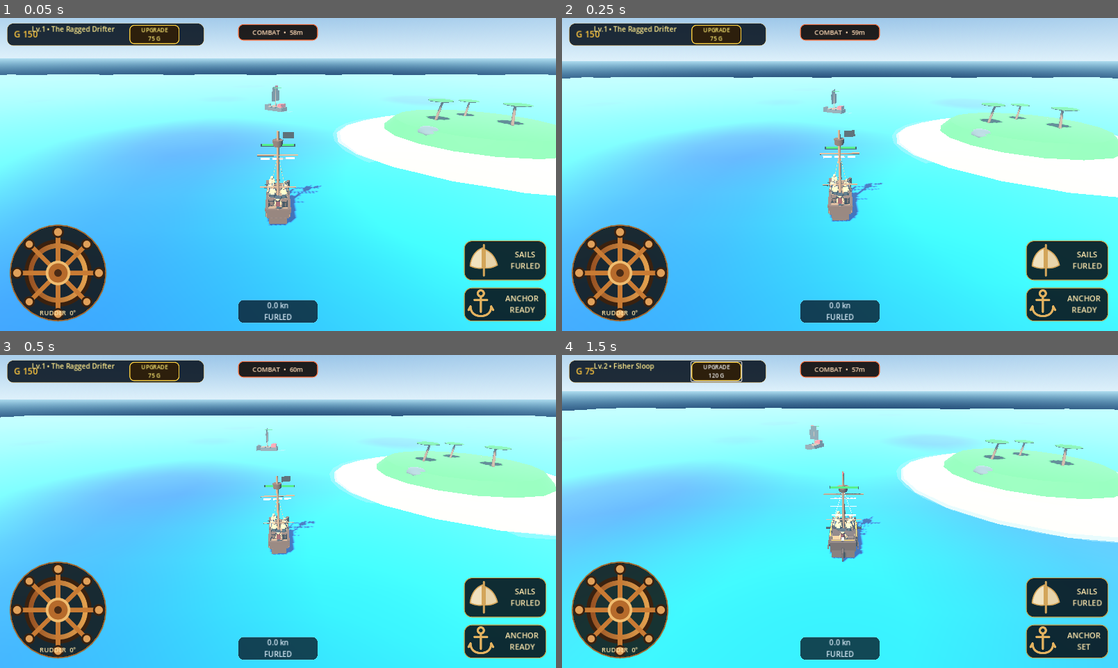
Above: before the commit, frames 1-4 (two rows, left to right).
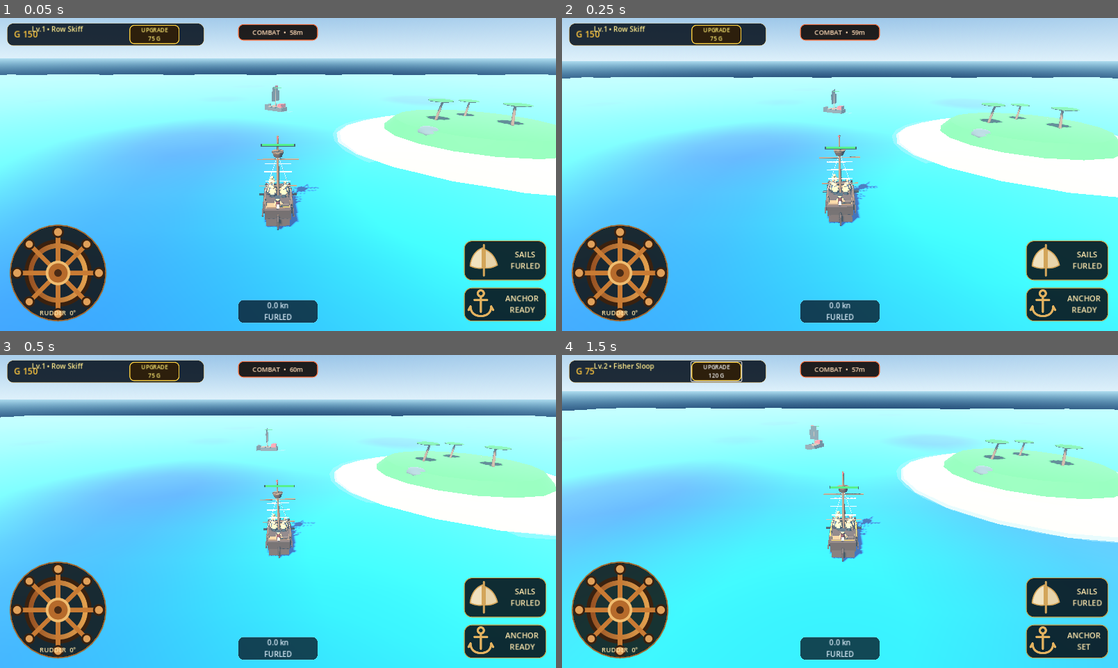
Above: after the commit, the same moments.

Repository: za99405com-ui/Pirate-Seasonline
Game: Godot game, scene res://scenes/world/world.tscn
The game is run twice, just before and just after one commit, with the same random seed, the same clock (stepped at 60 frames per second) and the same inputs.
Inputs:
- Up to frame 1 (0.05 s): no input
- Up to frame 2 (0.25 s): no input
- Up to frame 3 (0.5 s): no input
- Up to frame 4 (1.5 s): click "ANCHOR READY" at 0.5 s; click "UPGRADE 75 G" at 1.25 s

The runs differ from the first frame. In frame 1, 1.1% of the frame differs, in the area x 9-58%, y 2-68%; in frame 2, 1.0%; in frame 3, 0.8%; in frame 4, nothing differs.

Commit message:
revert: remove premature Ragged Drifter game integration

Diff:
--- a/godot_game/scripts/data/ship_progression_data.gd
+++ b/godot_game/scripts/data/ship_progression_data.gd
@@ -53,7 +53,7 @@
 
 	# LEVEL 1
 	_levels[1] = LevelInfo.new(
-		1, "The Ragged Drifter", "A battered starter pirate boat with one working bow cannon, one patched central sail and a rough timber deck.",
+		1, "Row Skiff", "Small primitive skiff. Single mast and simple canvas.",
 		100.0, 13.0, 1.45, 4.0, 30.0, 2.2, 20, 0,
 		["hull_base", "mast_main", "sail_main", "cannons_pair_1"],
 		["slot_cannon_port_1", "slot_cannon_starboard_1", "slot_sail_main"]
--- a/godot_game/scripts/player/player_ship.gd
+++ b/godot_game/scripts/player/player_ship.gd
@@ -75,7 +75,6 @@
 var world_health_anchor: Node3D = null
 var world_health_fill: MeshInstance3D = null
 var ship_life_visuals: ShipLifeVisuals = null
-var ragged_drifter_visual: RaggedDrifterVisual = null
 
 var storage: ShipStorage = ShipStorage.new()
 
@@ -95,9 +94,6 @@
 	ship_life_visuals = ShipLifeVisuals.new()
 	visuals.add_child(ship_life_visuals)
 	ship_life_visuals.setup(self)
-	ragged_drifter_visual = RaggedDrifterVisual.new()
-	visuals.add_child(ragged_drifter_visual)
-	ragged_drifter_visual.setup(self)
 	_collect_travel_sails()
 	_setup_travel_wind()
 	travel_last_position = global_position
@@ -166,8 +162,6 @@
 	_update_travel_effects(delta)
 	if ship_life_visuals:
 		ship_life_visuals.update_visuals(delta)
-	if ragged_drifter_visual:
-		ragged_drifter_visual.update_visuals(delta, sail_visual_progress, combat_active, smoothed_rudder)
 	_handle_wave_bobbing(delta)
 	_update_wake(delta)
 	_keep_world_health_bar_readable()
@@ -551,24 +545,20 @@
 	if not visuals:
 		return
 
-	# Level 1 is our custom Ragged Drifter. Level 2 uses the starter hull.
-	# The imported detailed ship begins at Level 3.
-	var level_one: bool = current_level == 1
-	var level_two: bool = current_level == 2
+	# Levels 1-2 use the lighter handmade hull. The imported ship becomes the Level 3 hull.
+	var starter_stage: bool = current_level <= 2
 	var ship_model := visuals.get_node_or_null("ShipModel") as Node3D
 	var base_hull := visuals.get_node_or_null("BaseHull") as Node3D
 	var mast_main := visuals.get_node_or_null("MastMain") as Node3D
 
-	if ragged_drifter_visual:
-		ragged_drifter_visual.visible = level_one
 	if ship_model:
-		ship_model.visible = current_level >= 3
+		ship_model.visible = not starter_stage
 	if base_hull:
-		base_hull.visible = level_two
+		base_hull.visible = starter_stage
 	if mast_main:
-		mast_main.visible = level_two
+		mast_main.visible = starter_stage
 	if progressive_parts:
-		progressive_parts.visible = level_two
+		progressive_parts.visible = starter_stage
 
 func _play_upgrade_celebration() -> void:
 	if not visuals:
--- a/godot_game/scripts/player/ragged_drifter_visual.gd
+++ /dev/null
@@ -1,288 +0,0 @@
-class_name RaggedDrifterVisual
-extends Node3D
-
-var player: Node3D = null
-var sail_root: Node3D = null
-var sail_panels: Array[Node3D] = []
-var sail_panel_heights: Array[float] = []
-var sail_panel_top_y: Array[float] = []
-var cannon_root: Node3D = null
-var cannon_barrel: Node3D = null
-var tiller: Node3D = null
-var flag: Node3D = null
-var visual_time: float = 0.0
-var external_cannon_yaw: float = 999.0
-
-var wood_dark: StandardMaterial3D
-var wood_light: StandardMaterial3D
-var sail_cloth: StandardMaterial3D
-var patch_cloth: StandardMaterial3D
-var iron_mat: StandardMaterial3D
-var rope_mat: StandardMaterial3D
-var flag_mat: StandardMaterial3D
-
-func setup(owner_ship: Node3D) -> void:
-	player = owner_ship
-	name = "RaggedDrifter"
-	_build_materials()
-	_build_hull()
-	_build_rig()
-	_build_cannon()
-	_build_stern_details()
-	_build_cargo()
-	visible = false
-
-func set_cannon_yaw(value: float) -> void:
-	external_cannon_yaw = clampf(value, -0.72, 0.72)
-
-func clear_cannon_yaw() -> void:
-	external_cannon_yaw = 999.0
-
-func update_visuals(delta: float, sail_progress: float, combat_active: bool, rudder_value: float) -> void:
-	if not visible:
-		return
-	visual_time += delta
-	_update_sail(sail_progress)
-	_update_cannon(delta, combat_active)
-	_update_tiller(delta, rudder_value)
-	if flag:
-		flag.rotation.y = sin(visual_time * 3.2) * 0.08
-		flag.rotation.z = sin(visual_time * 4.1) * 0.05
-
-func _build_materials() -> void:
-	wood_dark = _mat(Color(0.30, 0.17, 0.10, 1.0), 0.88)
-	wood_light = _mat(Color(0.49, 0.31, 0.18, 1.0), 0.82)
-	sail_cloth = _mat(Color(0.84, 0.78, 0.67, 1.0), 0.94)
-	sail_cloth.cull_mode = BaseMaterial3D.CULL_DISABLED
-	patch_cloth = _mat(Color(0.49, 0.39, 0.31, 1.0), 0.95)
-	patch_cloth.cull_mode = BaseMaterial3D.CULL_DISABLED
-	iron_mat = _mat(Color(0.10, 0.105, 0.12, 1.0), 0.30)
-	iron_mat.metallic = 0.82
-	rope_mat = _mat(Color(0.55, 0.45, 0.31, 1.0), 0.96)
-	flag_mat = _mat(Color(0.055, 0.055, 0.065, 1.0), 0.92)
-	flag_mat.cull_mode = BaseMaterial3D.CULL_DISABLED
-
-func _mat(color: Color, roughness: float) -> StandardMaterial3D:
-	var mat := StandardMaterial3D.new()
-	mat.albedo_color = color
-	mat.roughness = roughness
-	return mat
-
-func _build_hull() -> void:
-	var hull := Node3D.new()
-	hull.name = "Hull"
-	add_child(hull)
-
-	# Low-cost layered timber hull: narrow keel, broad deck and angled bow cheeks.
-	_add_box(hull, Vector3(1.55, 0.62, 5.45), Vector3(0.0, 0.54, 0.18), Vector3.ZERO, wood_dark)
-	_add_box(hull, Vector3(2.05, 0.18, 5.15), Vector3(0.0, 1.00, 0.22), Vector3.ZERO, wood_light)
-	_add_box(hull, Vector3(0.26, 0.78, 4.65), Vector3(-1.00, 1.15, 0.25), Vector3(0.0, 0.0, 0.02), wood_dark)
-	_add_box(hull, Vector3(0.26, 0.78, 4.65), Vector3(1.00, 1.15, 0.25), Vector3(0.0, 0.0, -0.02), wood_dark)
-
-	_add_box(hull, Vector3(0.28, 0.76, 2.05), Vector3(-0.69, 1.05, -2.72), Vector3(0.0, 0.48, 0.0), wood_dark)
-	_add_box(hull, Vector3(0.28, 0.76, 2.05), Vector3(0.69, 1.05, -2.72), Vector3(0.0, -0.48, 0.0), wood_dark)
-	_add_box(hull, Vector3(1.92, 0.82, 0.25), Vector3(0.0, 1.22, 2.72), Vector3.ZERO, wood_dark)
-
-	# Raised bow and stern lips add silhouette without heavy geometry.
-	_add_box(hull, Vector3(1.55, 0.16, 0.42), Vector3(0.0, 1.44, -2.58), Vector3.ZERO, wood_light)
-	_add_box(hull, Vector3(1.70, 0.16, 0.42), Vector3(0.0, 1.48, 2.52), Vector3.ZERO, wood_light)
-
-	# Inner floor planks.
-	for z in [-1.7, -0.9, -0.1, 0.7, 1.5]:
-		_add_box(hull, Vector3(1.72, 0.055, 0.62), Vector3(0.0, 1.12, float(z)), Vector3.ZERO, wood_light)
-
-func _build_rig() -> void:
-	var rig := Node3D.new()
-	rig.name = "SingleMastRig"
-	add_child(rig)
-
-	_add_cylinder(rig, 0.115, 0.15, 7.15, Vector3(0.0, 4.35, 0.28), Vector3.ZERO, wood_light, 8)
-	_add_cylinder(rig, 0.075, 0.075, 3.65, Vector3(0.0, 5.72, 0.28), Vector3(0.0, 0.0, PI * 0.5), wood_light, 8)
-	_add_cylinder(rig, 0.060, 0.060, 3.35, Vector3(0.0, 2.55, 0.28), Vector3(0.0, 0.0, PI * 0.5), wood_light, 8)
-
-	# Crow's nest.
-	var nest := MeshInstance3D.new()
-	var nest_mesh := CylinderMesh.new()
-	nest_mesh.top_radius = 0.48
-	nest_mesh.bottom_radius = 0.40
-	nest_mesh.height = 0.55
-	nest_mesh.radial_segments = 8
-	nest.mesh = nest_mesh
-	nest.material_override = wood_dark
-	nest.position = Vector3(0.0, 6.86, 0.28)
-	rig.add_child(nest)
-
-	# One patched ragged sail, split only for cheap furling animation.
-	sail_root = Node3D.new()
-	sail_root.name = "MainPatchedSail"
-	rig.add_child(sail_root)
-	_make_sail_panel(-1.12, 1.03, 3.00, 5.52)
-	_make_sail_panel(0.00, 1.18, 3.25, 5.52)
-	_make_sail_panel(1.10, 0.96, 2.82, 5.52)
-
-	# Patch sits on the center cloth and follows furling.
-	var patch := MeshInstance3D.new()
-	var patch_mesh := QuadMesh.new()
-	patch_mesh.size = Vector2(0.72, 0.82)
-	patch.mesh = patch_mesh
-	patch.material_override = patch_cloth
-	patch.position = Vector3(0.42, -0.15, 0.035)
-	patch.rotation.z = 0.12
-	sail_panels[1].add_child(patch)
-
-	# Simple shrouds on each side of the mast.
-	_add_shroud(rig, Vector3(-0.93, 1.34, 0.28), Vector3(0.0, 5.78, 0.28))
-	_add_shroud(rig, Vector3(0.93, 1.34, 0.28), Vector3(0.0, 5.78, 0.28))
-
-	flag = Node3D.new()
-	flag.name = "BlackFlag"
-	flag.position = Vector3(0.50, 7.55, 0.28)
-	rig.add_child(flag)
-	var flag_mesh_instance := MeshInstance3D.new()
-	var flag_mesh := QuadMesh.new()
-	flag_mesh.size = Vector2(0.95, 0.58)
-	flag_mesh_instance.mesh = flag_mesh
-	flag_mesh_instance.material_override = flag_mat
-	flag_mesh_instance.position.x = 0.44
-	flag.add_child(flag_mesh_instance)
-
-func _make_sail_panel(x: float, width: float, height: float, top_y: float) -> void:
-	var panel_root := Node3D.new()
-	panel_root.position = Vector3(x, top_y - height * 0.5, 0.31)
-	sail_root.add_child(panel_root)
-
-	var panel := MeshInstance3D.new()
-	var mesh := QuadMesh.new()
-	mesh.size = Vector2(width, height)
-	panel.mesh = mesh
-	panel.material_override = sail_cloth
-	panel_root.add_child(panel)
-
-	sail_panels.append(panel_root)
-	sail_panel_heights.append(height)
-	sail_panel_top_y.append(top_y)
-
-func _build_cannon() -> void:
-	cannon_root = Node3D.new()
-	cannon_root.name = "SingleBowCannon"
-	cannon_root.position = Vector3(0.0, 1.25, -2.05)
-	add_child(cannon_root)
-
-	_add_box(cannon_root, Vector3(0.72, 0.26, 0.85), Vector3(0.0, 0.02, 0.10), Vector3.ZERO, wood_dark)
-	for x in [-0.31, 0.31]:
-		var wheel := MeshInstance3D.new()
-		var wheel_mesh := CylinderMesh.new()
-		wheel_mesh.top_radius = 0.16
-		wheel_mesh.bottom_radius = 0.16
-		wheel_mesh.height = 0.10
-		wheel_mesh.radial_segments = 8
-		wheel.mesh = wheel_mesh
-		wheel.material_override = wood_light
-		wheel.position = Vector3(float(x), -0.10, 0.16)
-		wheel.rotation.z = PI * 0.5
-		cannon_root.add_child(wheel)
-
-	cannon_barrel = Node3D.new()
-	cannon_barrel.name = "MovingBarrel"
-	cannon_barrel.position = Vector3(0.0, 0.23, -0.30)
-	cannon_root.add_child(cannon_barrel)
-	_add_cylinder(cannon_barrel, 0.12, 0.20, 1.45, Vector3(0.0, 0.0, -0.46), Vector3(PI * 0.5 + 0.08, 0.0, 0.0), iron_mat, 12)
-
-func _build_stern_details() -> void:
-	tiller = Node3D.new()
-	tiller.name = "RearTiller"
-	tiller.position = Vector3(0.0, 1.42, 2.25)
-	add_child(tiller)
-	_add_box(tiller, Vector3(0.12, 0.14, 1.20), Vector3(0.0, 0.0, 0.0), Vector3(-0.28, 0.0, 0.0), wood_light)
-
-func _build_cargo() -> void:
-	for pos in [Vector3(0.60, 1.45, 1.38), Vector3(-0.58, 1.45, 1.12)]:
-		var barrel := MeshInstance3D.new()
-		var mesh := CylinderMesh.new()
-		mesh.top_radius = 0.28
-		mesh.bottom_radius = 0.30
-		mesh.height = 0.66
-		mesh.radial_segments = 8
-		barrel.mesh = mesh
-		barrel.material_override = wood_dark
-		barrel.position = pos
-		add_child(barrel)
-		var hoop_top := _ring_barrel(pos + Vector3(0.0, 0.20, 0.0))
-		var hoop_bottom := _ring_barrel(pos + Vector3(0.0, -0.20, 0.0))
-		add_child(hoop_top)
-		add_child(hoop_bottom)
-
-func _ring_barrel(pos: Vector3) -> MeshInstance3D:
-	var ring := MeshInstance3D.new()
-	var mesh := CylinderMesh.new()
-	mesh.top_radius = 0.305
-	mesh.bottom_radius = 0.305
-	mesh.height = 0.045
-	mesh.radial_segments = 8
-	ring.mesh = mesh
-	ring.material_override = iron_mat
-	ring.position = pos
-	return ring
-
-func _update_sail(progress: float) -> void:
-	var p: float = clampf(progress, 0.0, 1.0)
-	for i in range(sail_panels.size()):
-		var stagger: float = float(i) * 0.045
-		var local: float = clampf((p - stagger) / maxf(0.01, 1.0 - stagger), 0.0, 1.0)
-		local = smoothstep(0.0, 1.0, local)
-		var panel := sail_panels[i]
-		var open_y: float = lerpf(0.07, 1.0, local)
-		panel.scale = Vector3(lerpf(0.78, 1.0, local), open_y, 1.0)
-		panel.position.y = sail_panel_top_y[i] - (sail_panel_heights[i] * open_y) * 0.5
-		panel.position.z = 0.31 + sin(visual_time * 2.0 + float(i)) * 0.035 * local
-
-func _update_cannon(delta: float, combat_active: bool) -> void:
-	if not cannon_root:
-		return
-	var target_yaw: float = 0.0
-	if external_cannon_yaw < 900.0:
-		target_yaw = external_cannon_yaw
-	elif combat_active:
-		target_yaw = sin(visual_time * 0.65) * 0.44
-	cannon_root.rotation.y = lerp_angle(cannon_root.rotation.y, target_yaw, 1.0 - exp(-3.8 * delta))
-	if cannon_barrel:
-		var target_pitch: float = -0.04 + (0.035 * sin(visual_time * 0.8) if combat_active else 0.0)
-		cannon_barrel.rotation.x = lerpf(cannon_barrel.rotation.x, target_pitch, 1.0 - exp(-4.0 * delta))
-
-func _update_tiller(delta: float, rudder_value: float) -> void:
-	if not tiller:
-		return
-	tiller.rotation.y = lerpf(tiller.rotation.y, -rudder_value * 0.62, 1.0 - exp(-7.0 * delta))
-
-func _add_shroud(parent: Node3D, a: Vector3, b: Vector3) -> void:
-	var mid := (a + b) * 0.5
-	var length := a.distance_to(b)
-	var dx := b.x - a.x
-	var dy := b.y - a.y
-	var rope := _add_box(parent, Vector3(0.032, length, 0.032), mid, Vector3(0.0, 0.0, -atan2(dx, dy)), rope_mat)
-	rope.position.z = a.z
-
-func _add_box(parent: Node3D, size: Vector3, pos: Vector3, rot: Vector3, mat: Material) -> MeshInstance3D:
-	var node := MeshInstance3D.new()
-	var mesh := BoxMesh.new()
-	mesh.size = size
-	node.mesh = mesh
-	node.material_override = mat
-	node.position = pos
-	node.rotation = rot
-	parent.add_child(node)
-	return node
-
-func _add_cylinder(parent: Node3D, top_radius: float, bottom_radius: float, height: float, pos: Vector3, rot: Vector3, mat: Material, segments: int) -> MeshInstance3D:
-	var node := MeshInstance3D.new()
-	var mesh := CylinderMesh.new()
-	mesh.top_radius = top_radius
-	mesh.bottom_radius = bottom_radius
-	mesh.height = height
-	mesh.radial_segments = segments
-	node.mesh = mesh
-	node.material_override = mat
-	node.position = pos
-	node.rotation = rot
-	parent.add_child(node)
-	return node
